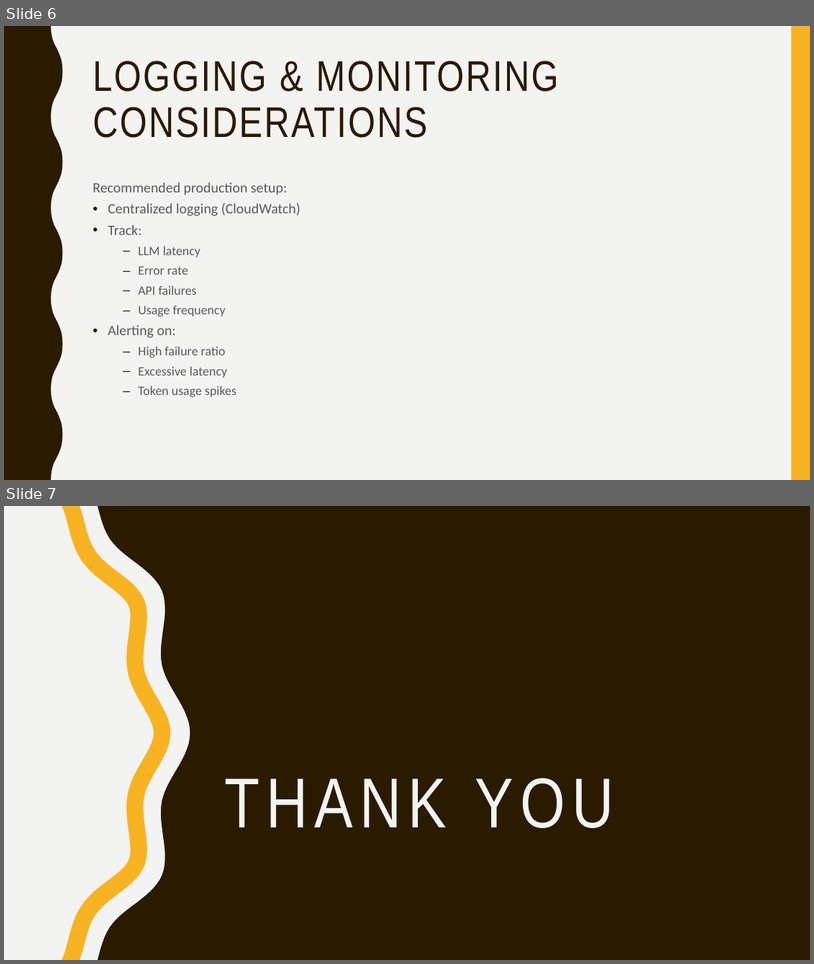
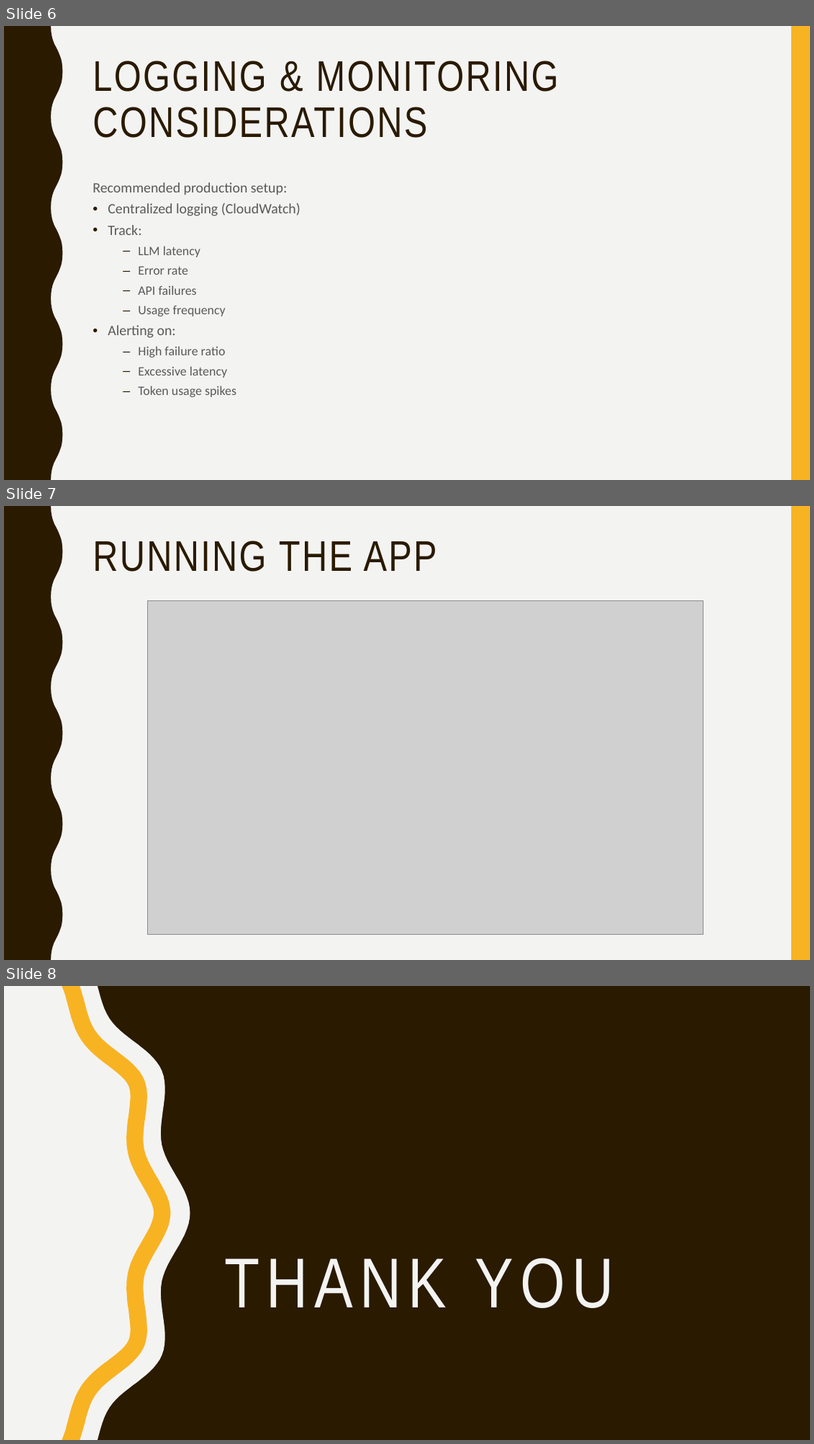
Before and after one commit to Zol-S/other, a slide deck: Market_analysis/docs/presentation.pptx. Shown one above the other, each under a label of ours: slides 6 and 7 before the commit, slides 6, 7 and 8 after it. The pictures are 814x964 and 814x1444 pixels, drawn with LibreOffice and Linux fonts; fonts in the diff are those of the drawing; grey boxes stand for pictures. Boxes give left, top, right and bottom in pixels: in the first picture for what was removed or moved away, otherwise in the second. Text is boxed around its words. In the diff, an @@ line names an element or a change of style, - is before the commit and + after.

Commit message:
Presentation and readme.md update

```diff
--- a/Market_analysis/docs/presentation.pptx
+++ b/Market_analysis/docs/presentation.pptx
@@ slide 7 added at (4,506,810,960), background #F3F3F2; not listed: 2 template elements that a slide beside it also shows @@
@@ title added at (93,541,437,572), 51 pt, text #2A1A00 @@
+RUNNING THE APP
@@ picture added at (147,600,703,934) @@
@@ what was slide 7 is now slide 8 @@
```
Also in this commit, not shown: 2 other files.
